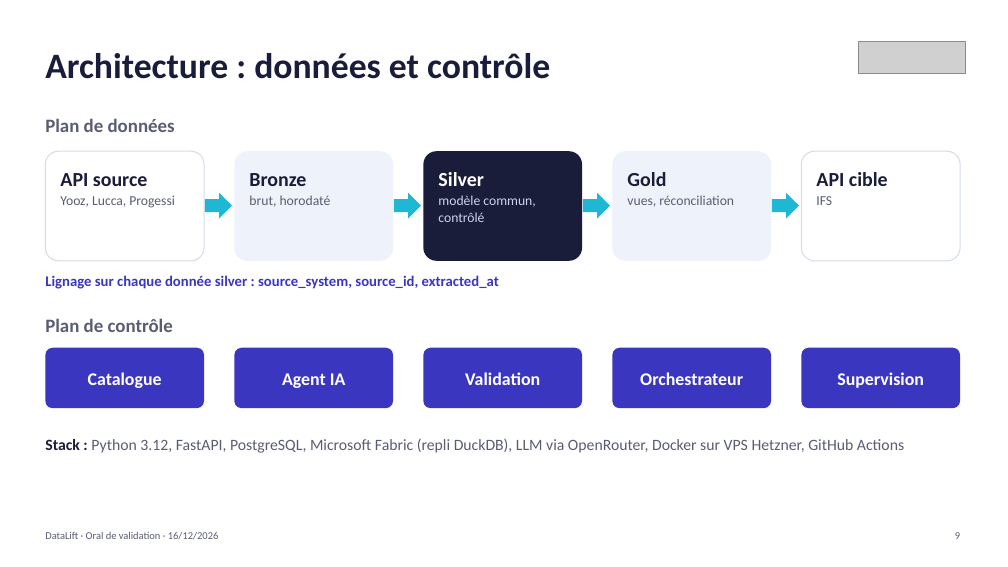
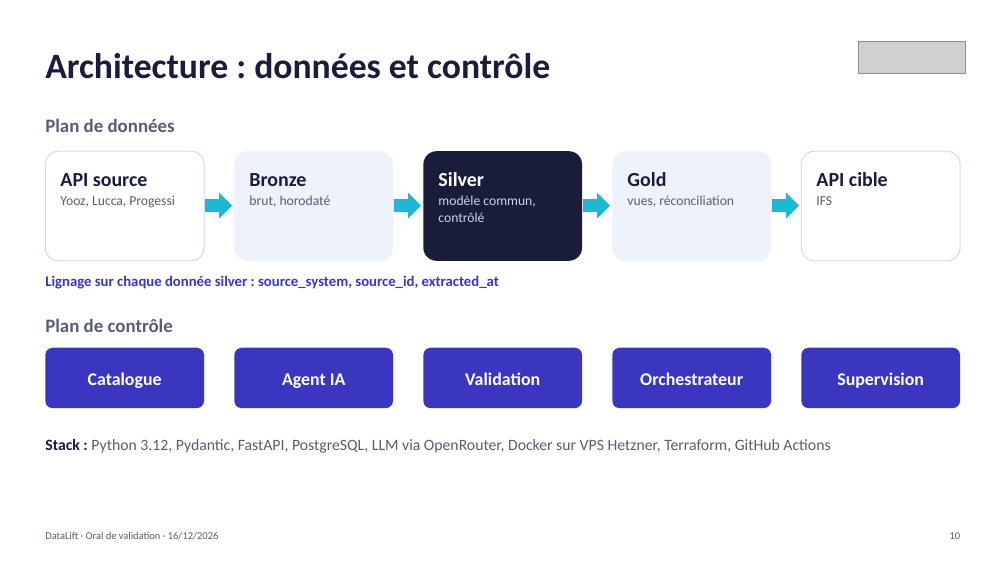
Before and after one commit to youcefaddou/datalift-modules, a slide deck: slide 10 of docs/oral/DataLift_oral_validation_16-12-2026.pptx (slide 9 before the commit). Drawn at 1008x567 pixels with LibreOffice and Linux fonts; fonts in the diff are those of the drawing; grey boxes stand for pictures. Boxes give left, top, right and bottom in pixels: in the first picture for what was removed or moved away, otherwise in the second. Text is boxed around its words. In the diff, an @@ line names an element or a change of style, - is before the commit and + after.

Commit message:
docs(oral): add FORTIL sponsor slide, drop Fabric from the stack (DL-41)

```diff
--- a/docs/oral/DataLift_oral_validation_16-12-2026.pptx
+++ b/docs/oral/DataLift_oral_validation_16-12-2026.pptx
@@ text at [45, 439, 830, 453]: text changed @@
-Stack : Python 3.12, FastAPI, PostgreSQL, Microsoft Fabric (repli DuckDB), LLM via OpenRouter, Docker sur VPS Hetzner, GitHub Actions
+Stack : Python 3.12, Pydantic, FastAPI, PostgreSQL, LLM via OpenRouter, Docker sur VPS Hetzner, Terraform, GitHub Actions
@@ text at [950, 532, 961, 539]: text changed @@
-9
+10
```
Also in this commit, not shown: 7 other slides changed, 1 slide added, 1 other file.
